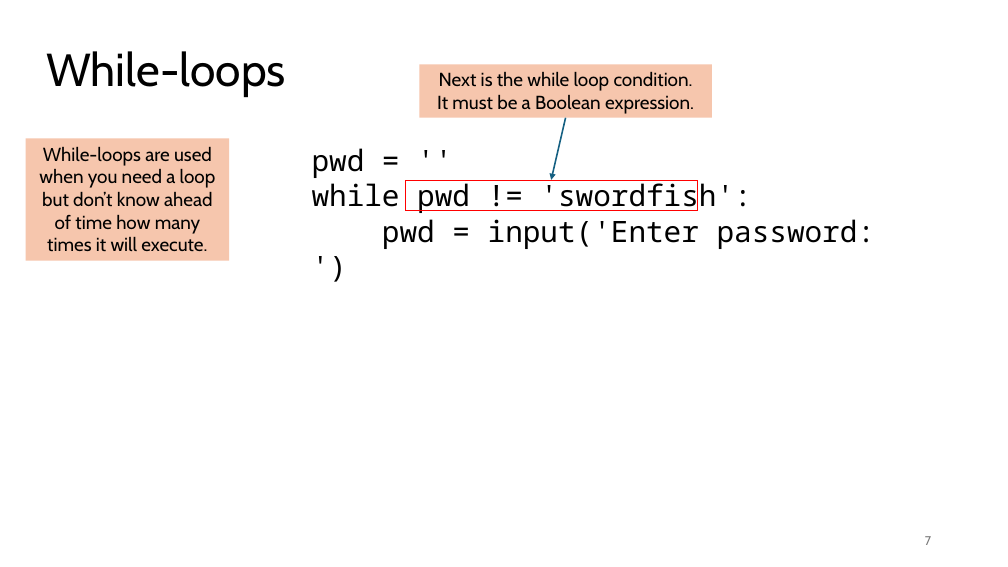
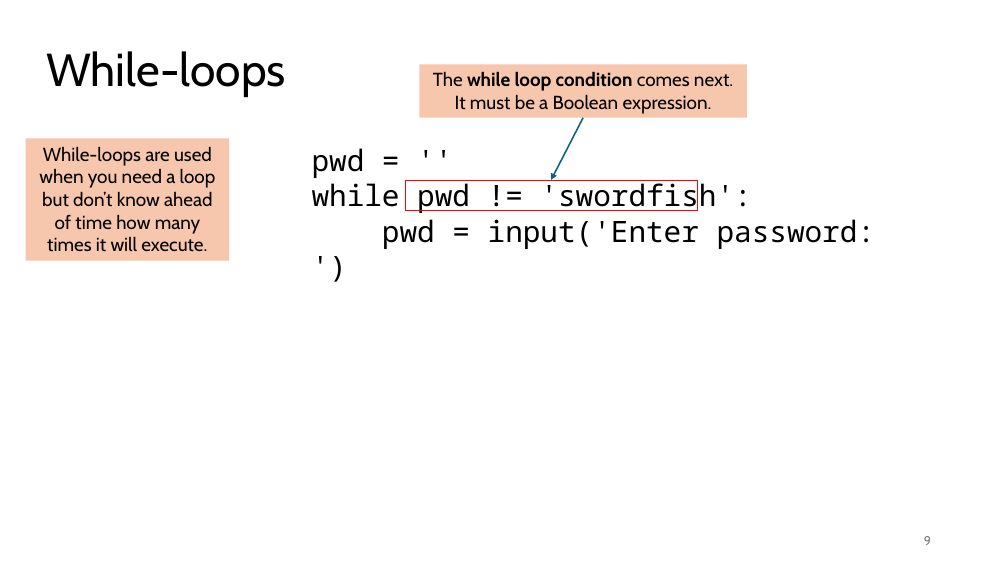
Before and after one commit to tjd1234/cmpt120fall2024, a slide deck: slide 9 of lecture_notes/chapter7/chapter7.pptx (slide 7 before the commit). Drawn at 1008x567 pixels with LibreOffice and Linux fonts; fonts in the diff are those of the drawing. Boxes give left, top, right and bottom in pixels: in the first picture for what was removed or moved away, otherwise in the second. Text is boxed around its words. In the diff, an @@ line names an element or a change of style, - is before the commit and + after.

```diff
--- a/lecture_notes/chapter7/chapter7.pptx
+++ b/lecture_notes/chapter7/chapter7.pptx
@@ rectangle "The while loop condition comes ...": place and size @@
-rectangle "The while loop condition comes ..." at (420, 64, 712, 118)
+rectangle "The while loop condition comes ..." at (420, 64, 747, 118)
@@ text in rectangle at (433, 71, 733, 114): text changed @@
-Next is the while loop condition.
-It must be a Boolean expression.
+The while loop condition comes next.
+It must be a Boolean expression.
@@ arrow moved from (566, 118) - (551, 180) to (583, 118) - (551, 180) @@
@@ page number at (924, 536, 931, 545): text changed @@
-7
+9
```
Also in this commit, not shown: 49 other slides changed, 15 slides added, 1 slide removed, 2 other files.
